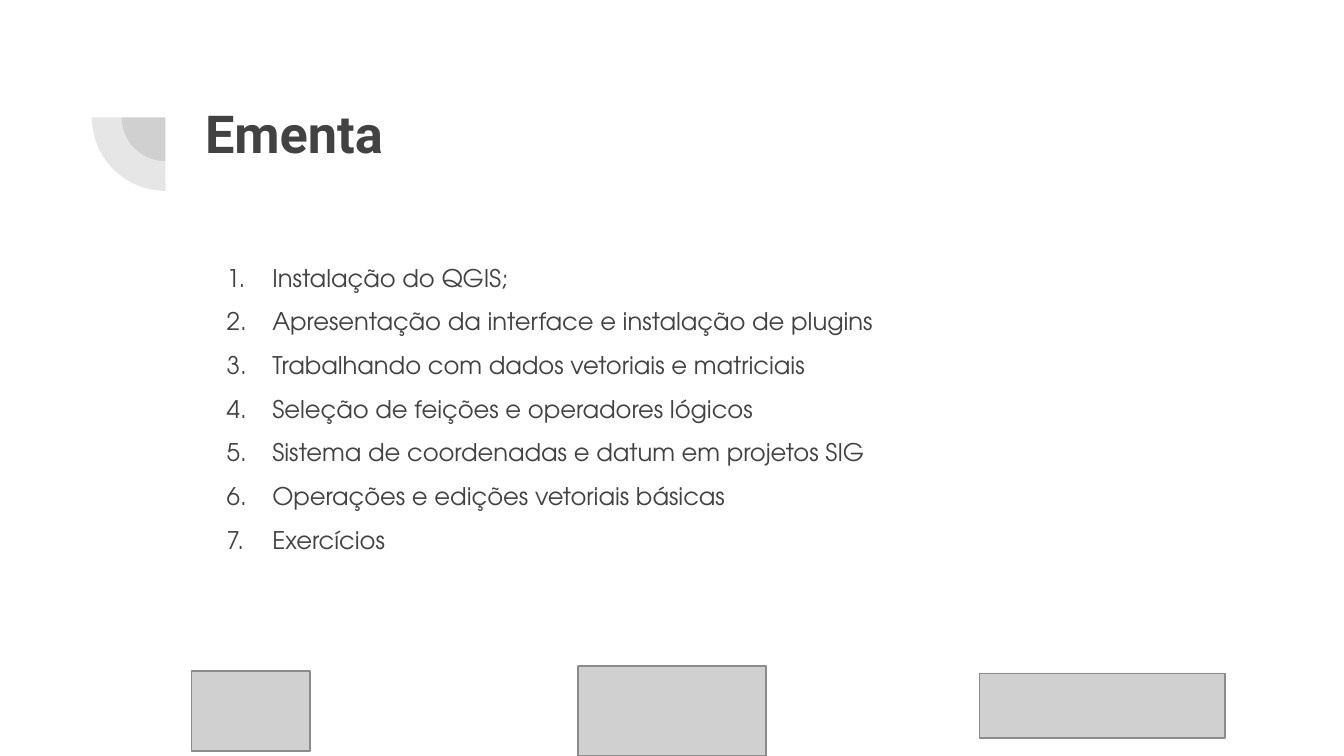
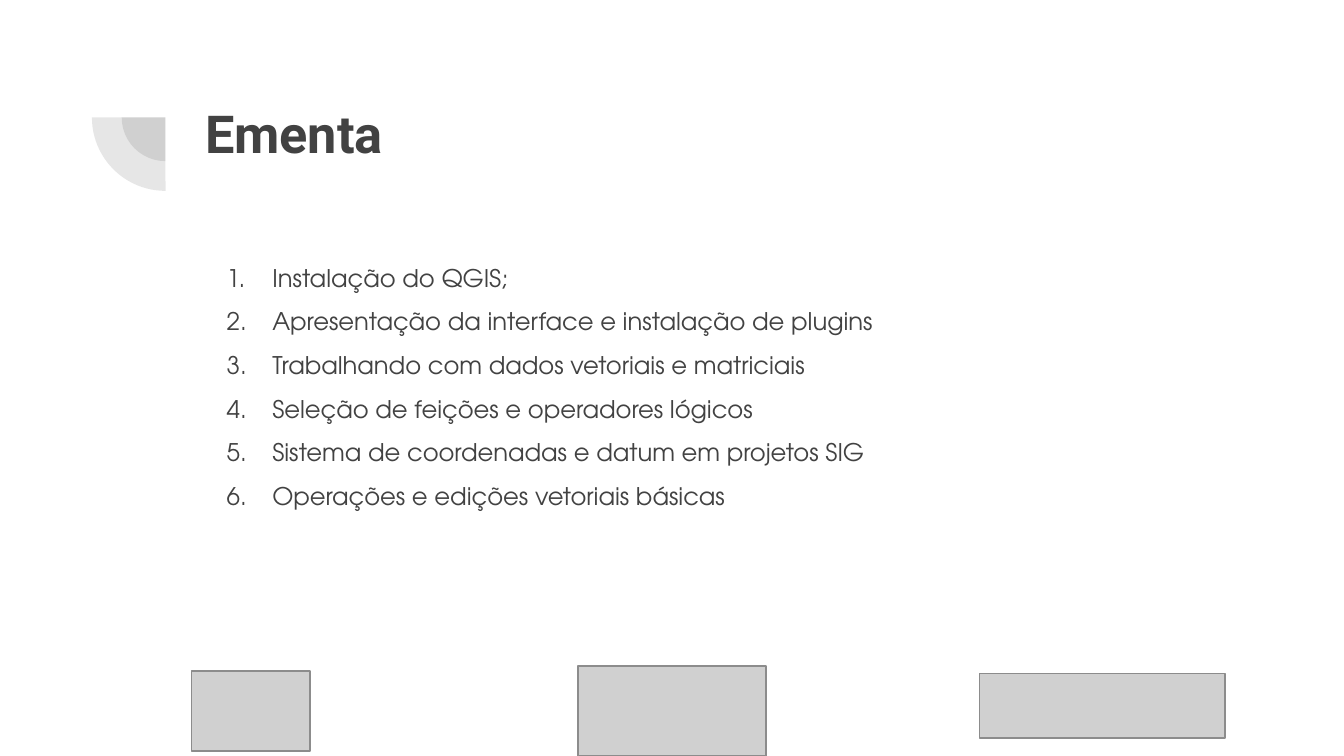
Before and after one commit to thsdornelas/curso_qgis, a slide deck: slide 3 of slides/Curso_QGIS.pptx. Drawn at 1344x756 pixels with LibreOffice and Linux fonts; fonts in the diff are those of the drawing; grey boxes stand for pictures. Boxes give left, top, right and bottom in pixels: in the first picture for what was removed or moved away, otherwise in the second. Text is boxed around its words. In the diff, an @@ line names an element or a change of style, - is before the commit and + after.

```diff
--- a/slides/Curso_QGIS.pptx
+++ b/slides/Curso_QGIS.pptx
@@ text at bbox=[272, 530, 385, 550]: paragraph removed @@
-7. Exercícios
```
Also in this commit, not shown: 1 other slide changed, 9 slides added, 13 other files.
